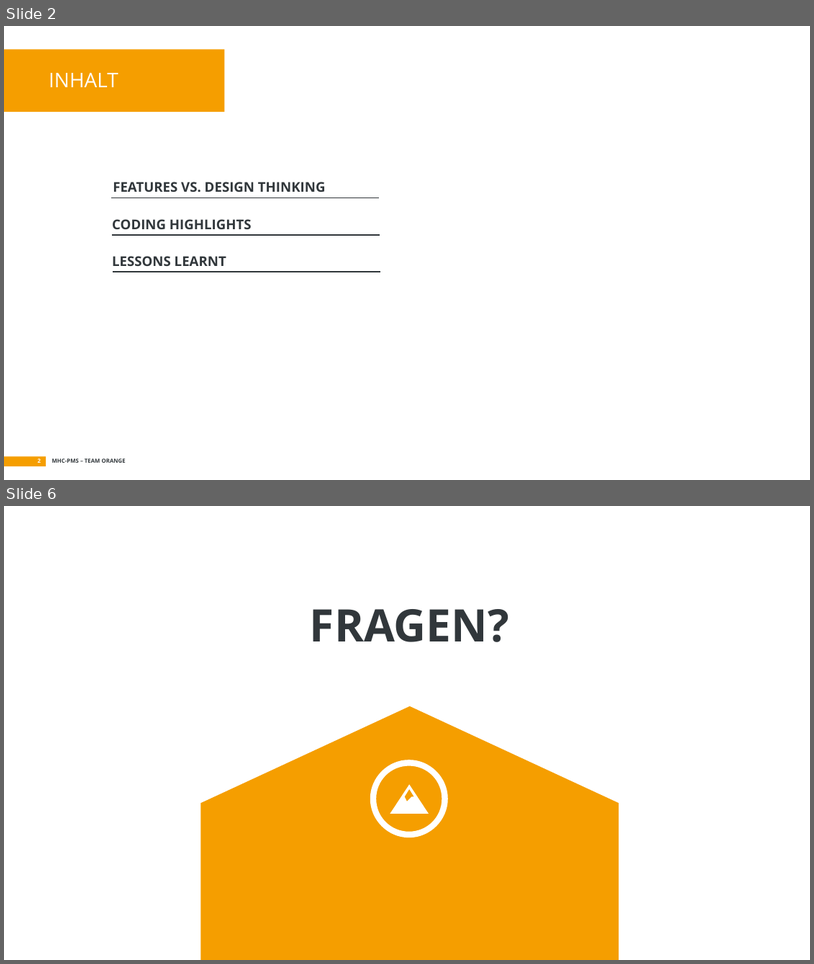
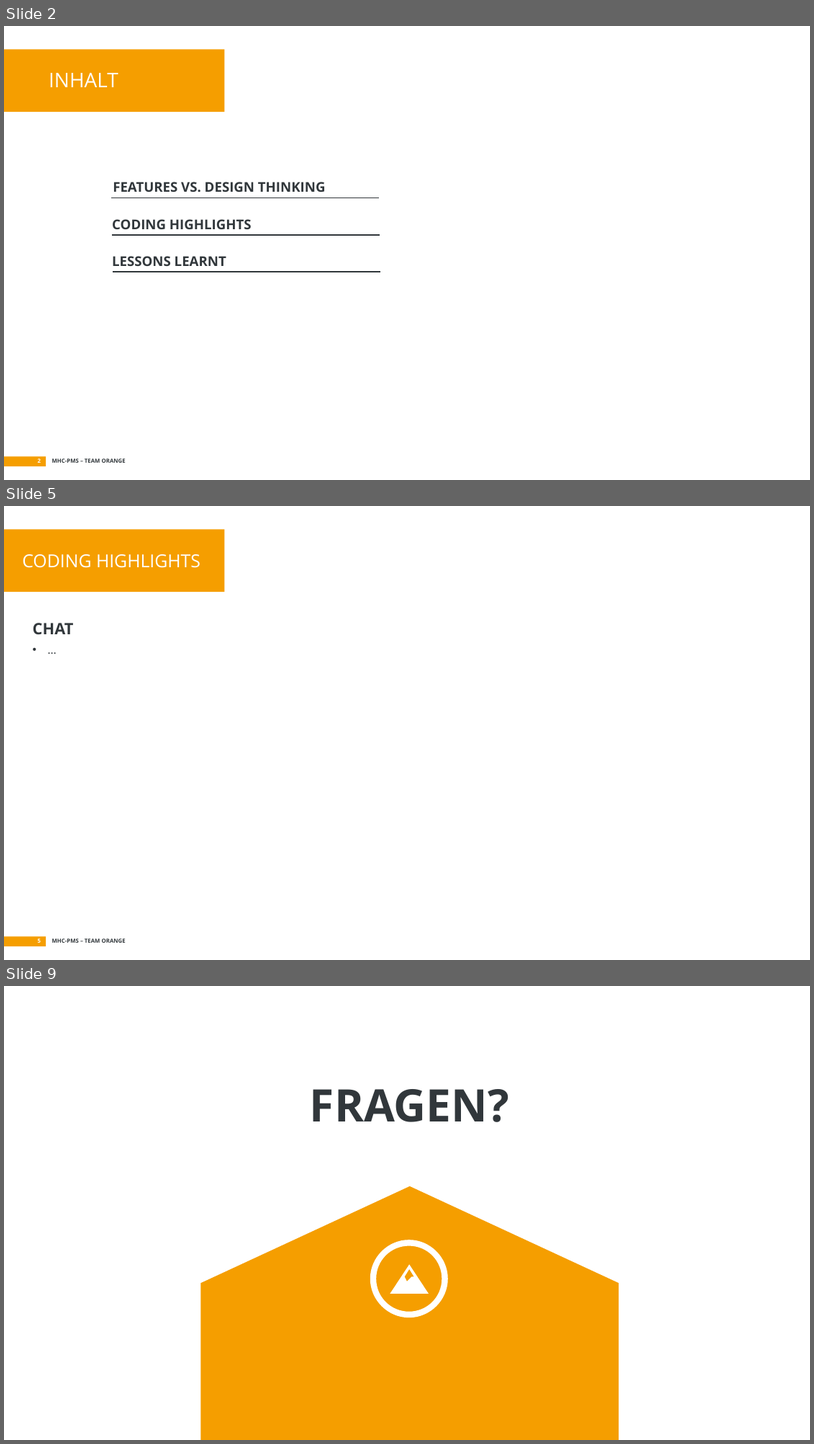
Before and after one commit to soed2020-teamorange/ch.bfh.bti7081.s2020.orange, a slide deck: doc/tasks/task_09/task09.pptx. Shown one above the other, each under a label of ours: slides 2 and 6 before the commit, slides 2, 5 and 9 after it; the slides between them are not shown. The pictures are 814x964 and 814x1444 pixels, drawn with LibreOffice and Linux fonts; fonts in the diff are those of the drawing. Boxes give left, top, right and bottom in pixels: in the first picture for what was removed or moved away, otherwise in the second. Text is boxed around its words. In the diff, an @@ line names an element or a change of style, - is before the commit and + after.

Commit message:
Add more text to presentation

```diff
--- a/doc/tasks/task_09/task09.pptx
+++ b/doc/tasks/task_09/task09.pptx
@@ slide 5 added at [4,506,810,960], background #FFFFFF; not listed: 4 template elements that a slide beside it also shows @@
@@ text added at [22,554,201,568], 16 pt, text #FFFFFF @@
+CODING HIGHLIGHTS
@@ text added at [33,623,74,634], 14 pt, text #31373B, bold @@
+CHAT
+• …
@@ what was slide 6 is now slide 9 @@
```
Also in this commit, not shown: 3 slides changed, 2 other slides added.
